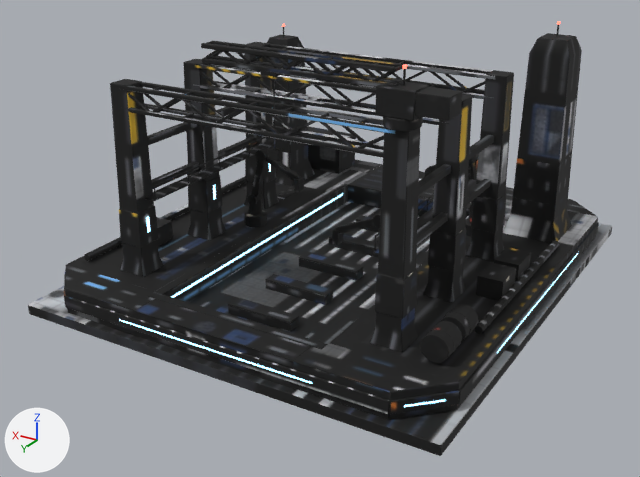
A saved change to the glTF model models/建築/重製_星艦船塢.glb.
One viewpoint serves both versions: a 50 mm lens placed at (-17.0, 30.7, 16.5), pointed at (0.3, 1.8, 2.1). Every picture has the same lights, and +X, +Y and +Z are marked at lower left. The older version comes first. Vertices at exactly the same position are counted once.

In view in the first picture: 'Dock_Mesh'.
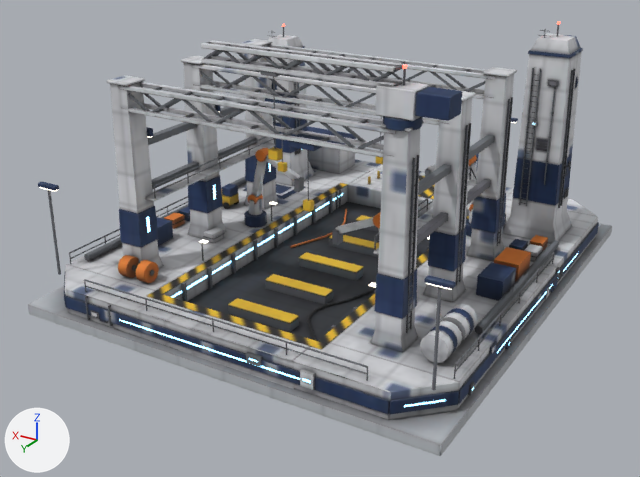
Where the change shows, as pixel boxes (x1, y1, x2, y2) in the pictures (640 x 477 px):
part 1 of me_dock_mesh, added: after (468, 382, 475, 395)
part 2 of me_dock_mesh, added: after (462, 225, 596, 386)
part 3 of me_dock_mesh, added: after (74, 298, 360, 391)
part 4 of me_dock_mesh, added: after (246, 352, 263, 367)
part 5 of me_dock_mesh, built on: before (148, 137, 471, 349); after (38, 29, 583, 397)
part 6 of me_dock_mesh, added (mostly hidden): after (369, 87, 383, 164)
part 7 of me_dock_mesh, surface changed (lighter): (28, 23, 612, 456) in both

The change, as a list of edits to the scene's bpy script:
```text
Add mat_m_lamp_001:
    mat_m_lamp_001 = principled_material('M_Lamp.001')
    mat_m_lamp_001.base_color = (0.9, 0.85, 0.7)  # pale yellow #f3edda
    mat_m_lamp_001.roughness = 0.3
    mat_m_lamp_001.emission_color = (1.0, 0.93, 0.78)  # pale yellow #fff7e5
    mat_m_lamp_001.emission_strength = 2.0
Change me_dock_mesh:
    used by ob_dock_mesh; location = (0.0, 0.0, 0.0)
    remove me_dock_mesh.from_pydata(...)  # 8210 vertices, 15376 faces; spans x -8.8..8.8, y -10.0..10.0, z 0.0..10.9
    add me_dock_mesh.from_pydata(...)  # 22366 vertices, 41579 faces; spans x -8.8..8.8, y -10.0..10.0, z 0.0..10.9
    me_dock_mesh part 1: the loose piece of 24 vertices spanning x -8.6..-8.5, y -8.1..8.1, z 0.7..1.2 is copied, and the copy is scaled about its middle by (0.0199, -0.0155, 0.735), then moved by (0.0, 7.2, -0.1); it spans x -8.6..-8.5, y 7.1..7.3, z 0.6..1.0
    me_dock_mesh part 2: the loose piece of 24 vertices spanning x -8.6..-8.5, y -8.1..8.1, z 0.7..1.2 is copied, and the copy is scaled about its middle by (0.0199, -0.964, 0.0835), then moved by (0.0, 0.0, 0.2); it spans x -8.5, y -7.8..7.8, z 1.2
    me_dock_mesh part 3: the loose piece of 24 vertices spanning x -6.9..6.9, y 9.7..9.8, z 0.7..1.2 is copied, and the copy is scaled about its middle by (-0.957, 0.0199, 0.0835), then moved by (0.0, 0.0, 0.2); it spans x -6.6..6.6, y 9.7, z 1.1..1.2
    me_dock_mesh part 4: the loose piece of 24 vertices spanning x -6.9..6.9, y 9.7..9.8, z 0.7..1.2 is copied, and the copy is scaled about its middle by (-0.043, 0.0199, 0.766), then moved by (-1.9, 0.0, 0.2); it spans x -2.2..-1.6, y 9.7..9.8, z 0.9..1.3
    me_dock_mesh part 5: 196 vertices removed from x -6.9..6.9, y -9.7..8.6, z 0.7..10.0; 13500 vertices added at x -8.7..8.6, y -9.0..9.9, z 0.5..10.2
    me_dock_mesh part 6: 84 vertices added at x -1.1..-0.1, y -2.0..-1.2, z 4.6..8.1
    me_dock_mesh part 7: 13936 kept faces spanning x -8.8..8.8, y -10.0..10.0, z 0.0..10.9 get new texture (UV) coordinates
    other edits to the shape of me_dock_mesh do not show in these pictures
    add me_dock_mesh.materials.append(mat_m_lamp_001)  # pale yellow #f3edda, glowing pale yellow #fff7e5
```
